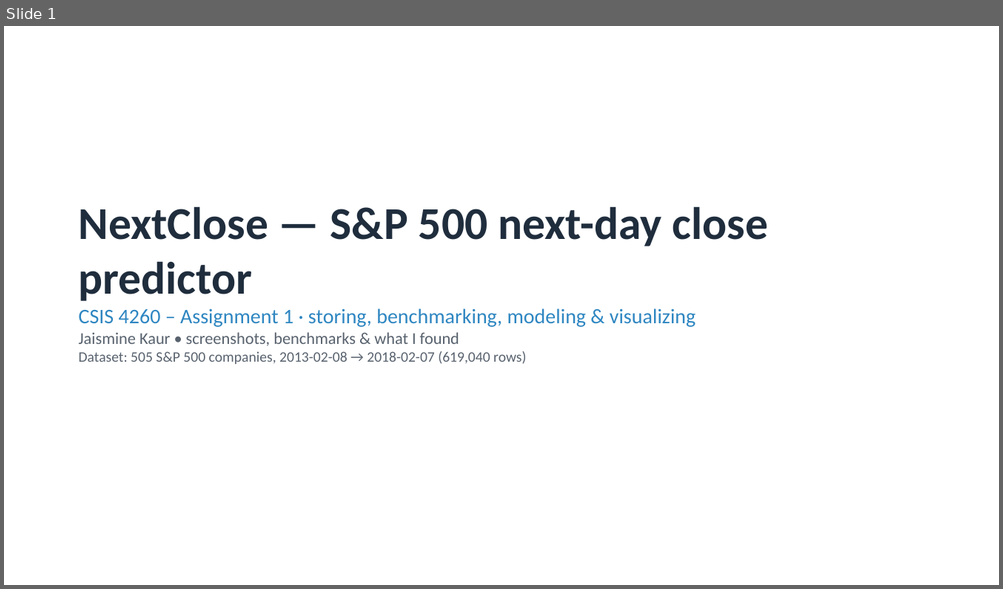
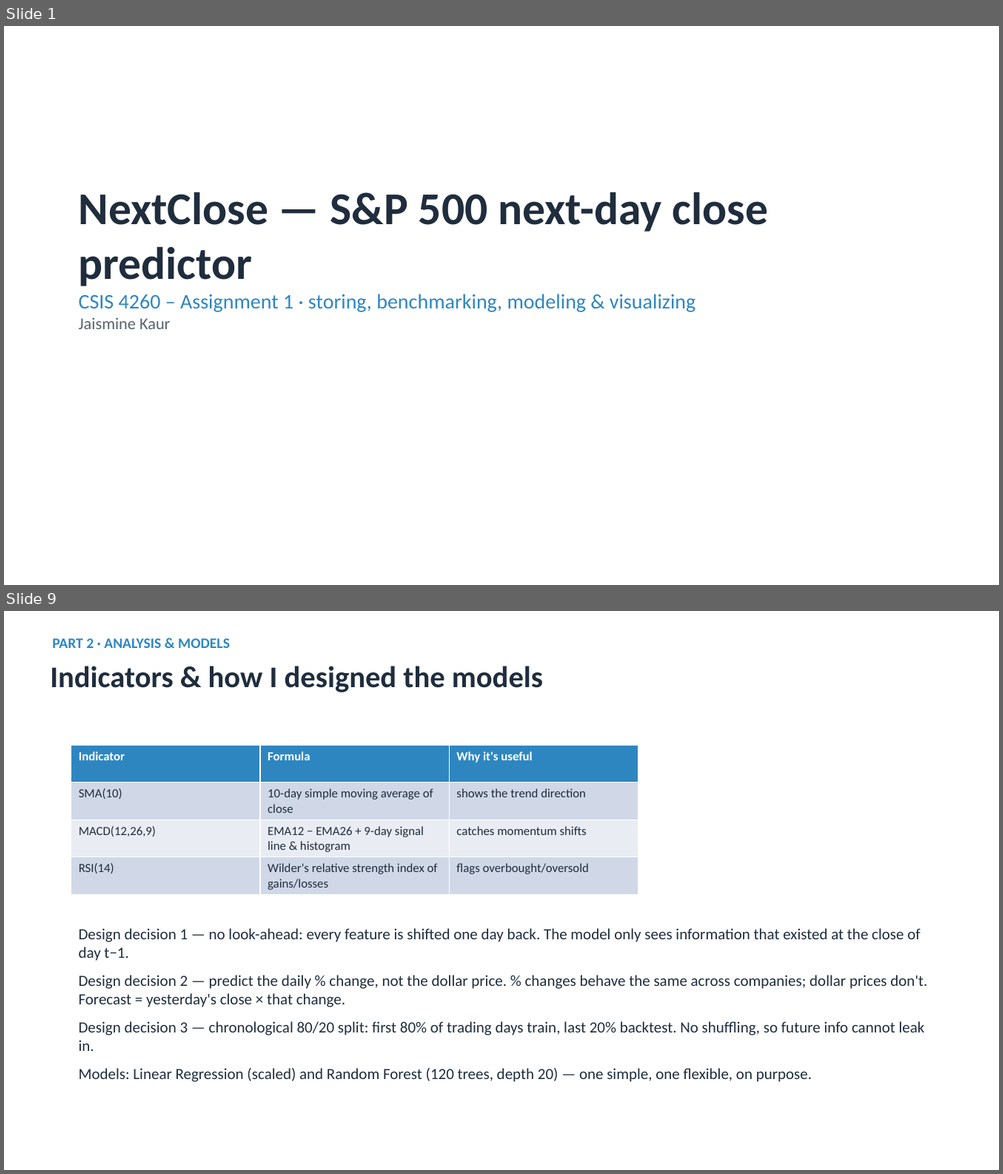
Before and after one commit to jaismine19/NextClose, a slide deck: docs/CSIS4260_Assignment1_Dashboard_Screenshots.pptx. Shown one above the other, each under a label of ours: slide 1 before the commit, slides 1 and 9 after it; the slides between them are not shown. The pictures are 1003x589 and 1003x1174 pixels, drawn with LibreOffice and Linux fonts; fonts in the diff are those of the drawing. Boxes give left, top, right and bottom in pixels: in the first picture for what was removed or moved away, otherwise in the second. Text is boxed around its words. In the diff, an @@ line names an element or a change of style, - is before the commit and + after.

```diff
--- a/docs/CSIS4260_Assignment1_Dashboard_Screenshots.pptx
+++ b/docs/CSIS4260_Assignment1_Dashboard_Screenshots.pptx
@@ slide 9 added at <box>4,611,999,1170</box>, background #FFFFFF @@
@@ text added at <box>52,638,230,648</box>, 14 pt, text #2E86C1, bold @@
+PART 2 · ANALYSIS & MODELS
@@ text added at <box>50,666,543,692</box>, 29 pt, text #1F2D3D, bold @@
+Indicators & how I designed the models
@@ table added at <box>71,745,637,894</box>, 4 rows, 3 columns @@
+Indicator | Formula | Why it's useful
+SMA(10) | 10-day simple moving average of close | shows the trend direction
+MACD(12,26,9) | EMA12 − EMA26 + 9-day signal line & histogram | catches momentum shifts
+RSI(14) | Wilder's relative strength index of gains/losses | flags overbought/oversold
@@ text added at <box>79,928,927,1082</box>, 15 pt, text #1F2D3D @@
+Design decision 1 — no look-ahead: every feature is shifted one day back. The model only sees information that existed at the close of day t−1.
+Design decision 2 — predict the daily % change, not the dollar price. % changes behave the same across companies; dollar prices don't. Forecast = yesterday's close × that change.
+Design decision 3 — chronological 80/20 split: first 80% of trading days train, last 20% backtest. No shuffling, so future info cannot leak in.
+Models: Linear Regression (scaled) and Random Forest (120 trees, depth 20) — one simple, one flexible, on purpose.
@@ slide 1 changed as well @@
@@ text "NextClose — S&P 500 next-day ...": place and size @@
-text "NextClose — S&P 500 next-day ..." at <box>79,207,768,364</box>
+text "NextClose — S&P 500 next-day ..." at <box>79,192,768,329</box>
@@ text at <box>79,318,170,329</box>: text changed; size 14 to 16 pt @@
-Jaismine Kaur • screenshots, benchmarks & what I found
-Dataset: 505 S&P 500 companies, 2013-02-08 → 2018-02-07 (619,040 rows)
+Jaismine Kaur
```
Also in this commit, not shown: 7 other slides changed, 13 other slides added, 8 slides removed, 1 other file.
